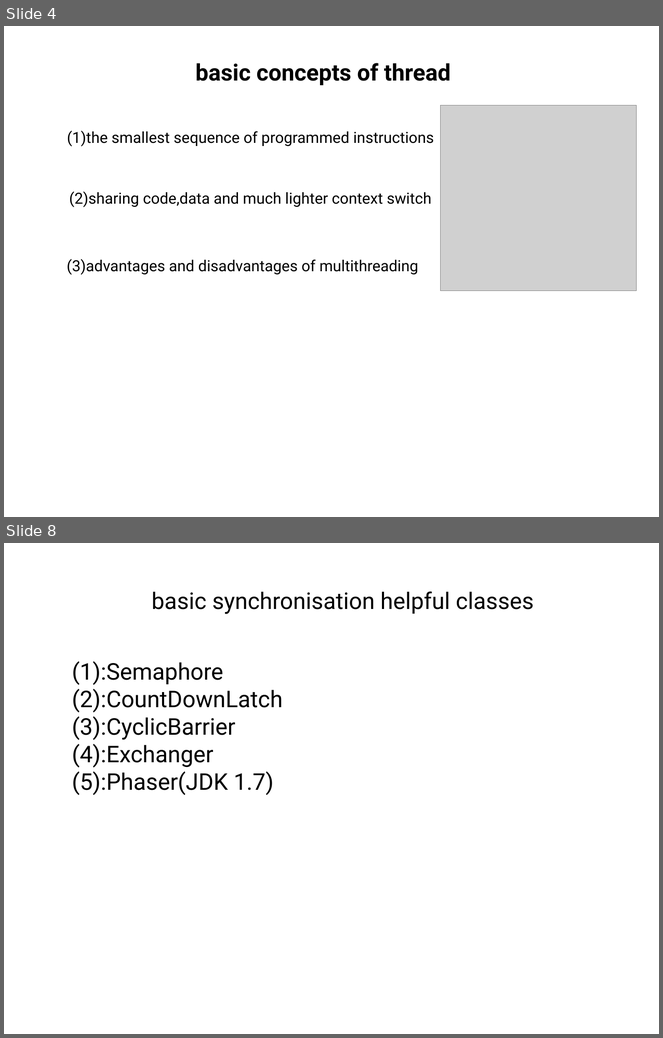
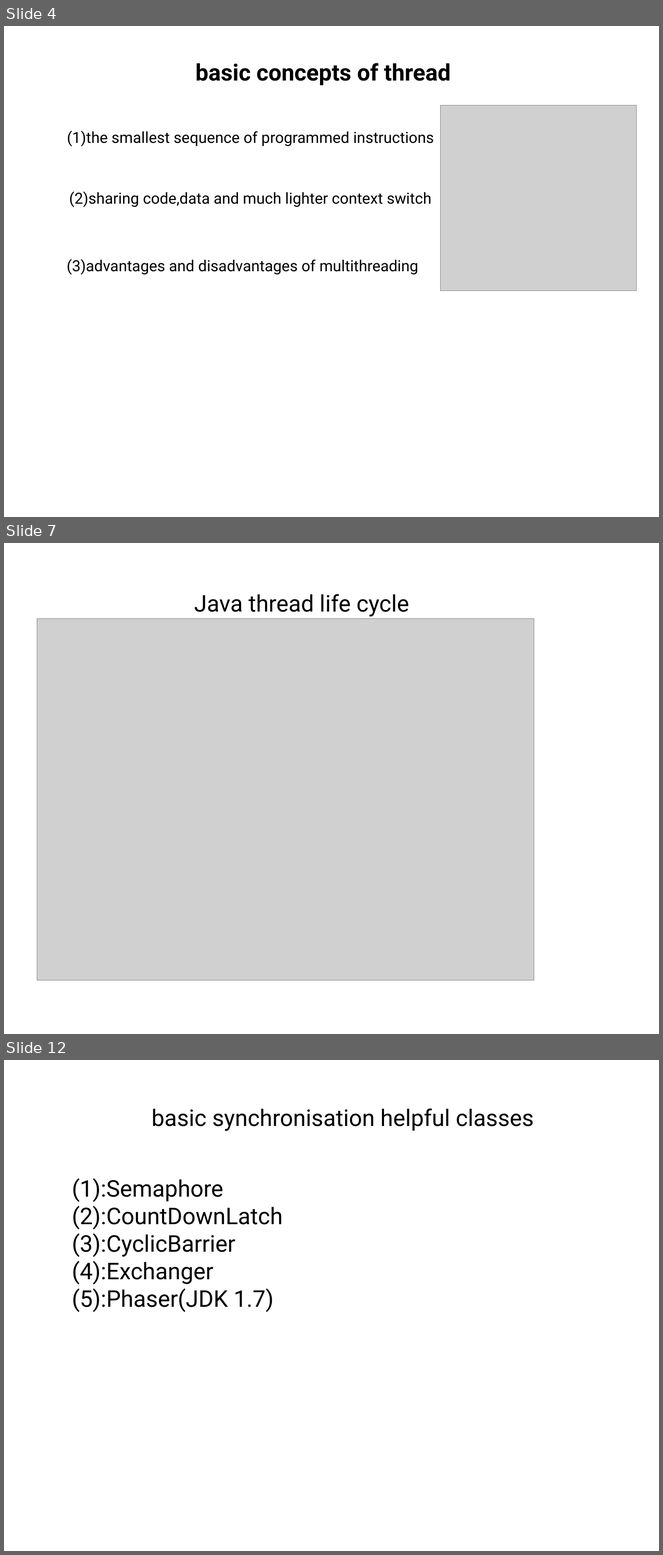
Before and after one commit to tangchuanzhou/Java-concurrency-test, a slide deck: ppt/Java_concurrency.pptx. Shown one above the other, each under a label of ours: slides 4 and 8 before the commit, slides 4, 7 and 12 after it; the slides between them are not shown. The pictures are 663x1038 and 663x1555 pixels, drawn with LibreOffice and Linux fonts; fonts in the diff are those of the drawing; grey boxes stand for pictures. Boxes give left, top, right and bottom in pixels: in the first picture for what was removed or moved away, otherwise in the second. Text is boxed around its words. In the diff, an @@ line names an element or a change of style, - is before the commit and + after.

```diff
--- a/ppt/Java_concurrency.pptx
+++ b/ppt/Java_concurrency.pptx
@@ slide 7 added at box(4, 543, 659, 1034), background #FFFFFF @@
@@ text added at box(194, 594, 409, 617), 36 pt, text #000000 @@
+Java thread life cycle
@@ picture added at box(37, 619, 534, 981) @@
@@ what was slide 8 is now slide 12 @@
```
Also in this commit, not shown: 8 slides changed, 12 other slides added, 2 slides removed, 1 other file.
